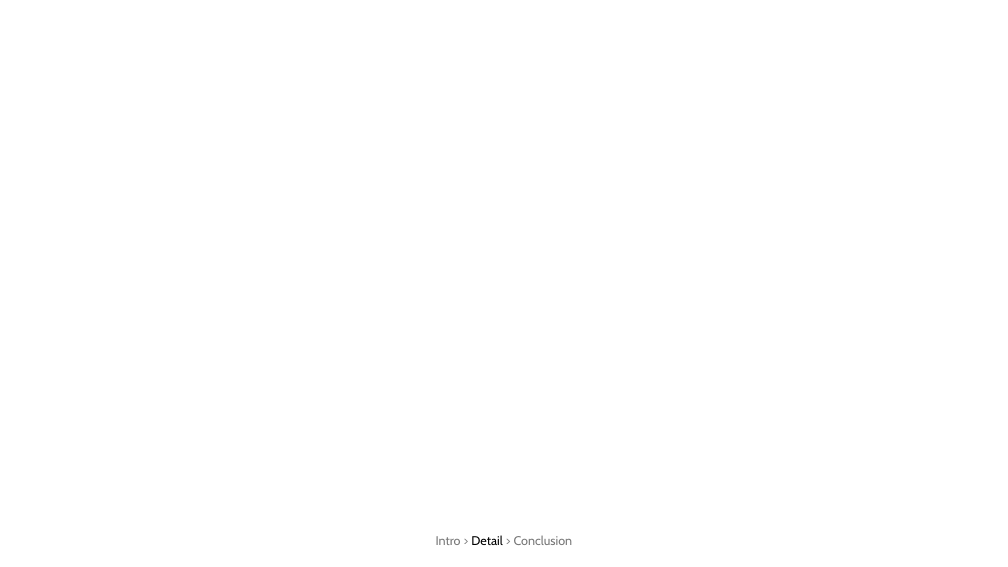
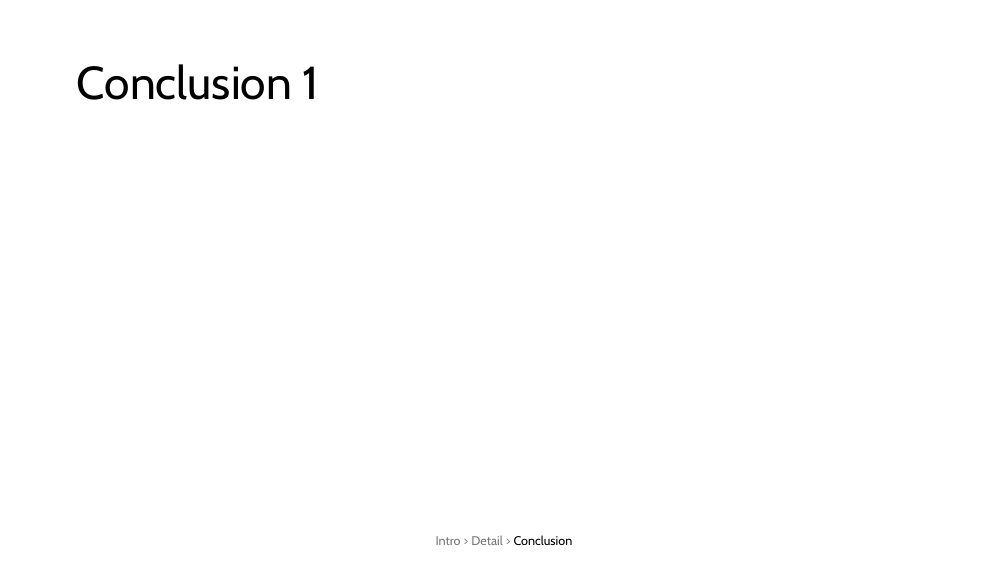
Before and after one commit to Antyos/ppt-section-timeline, a slide deck: slide 5 of SectionStatusBar.pptm (slide 4 before the commit). Drawn at 1008x567 pixels with LibreOffice and Linux fonts; fonts in the diff are those of the drawing. Boxes give left, top, right and bottom in pixels: in the first picture for what was removed or moved away, otherwise in the second. Text is boxed around its words. In the diff, an @@ line names an element or a change of style, - is before the commit and + after.

```diff
--- a/SectionStatusBar.pptm
+++ b/SectionStatusBar.pptm
@@ title added at [77,64,319,100], 44 pt, text #000000 @@
+Conclusion 1
@@ text "Intro > Detail > Conclusion" at [436,535,573,545]: text colour #000000 to #797979 in "Detail"; text colour #797979 to #000000 in "Conclusion" @@
```
Also in this commit, not shown: 3 other slides changed, 2 slides added, 1 slide removed.
